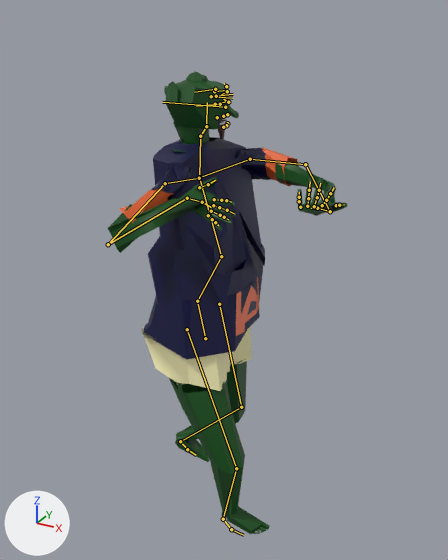
Before and after pictures for a commit that changed the glTF model Gangsta Wizards/Main/Card Shark Campaign/Character Models/Goblins/goblin_10.glb.
Both versions are drawn from a 50 mm camera at (0.977, -1.591, 1.15) aimed at (0.107, -0.01, 0.359). Lighting does not change. The marker at lower left points along +X, +Y and +Z. The older version comes first. Both versions are drawn at frame 30 of the action 'Attack'; the numbers are the values there. The bones that change, and the others that lie on the model, are drawn over the model as lines.

Names of what the first picture shows: 'gob10body'.
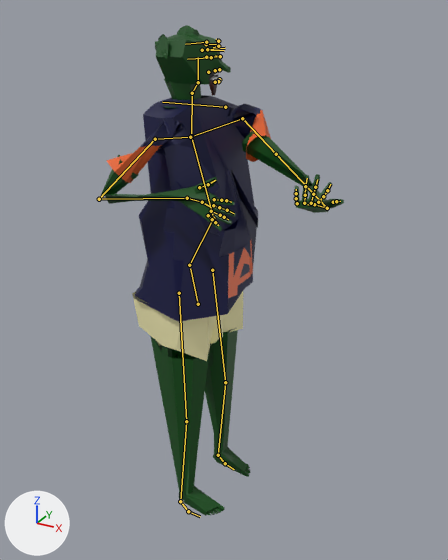
Location of each change, [x1, y1, x2, y2] in pixels of the pictures (448 x 560 px):
'gob10body', posed (6% taller)
    before: [107, 72, 347, 534]
    after: [101, 25, 344, 516]
bone 'Hips', root to tip
    before: (205, 338) to (198, 304)
    after: (198, 304) to (190, 268)
bone 'Bicep L', root to tip
    before: (250, 159) to (305, 164)
    after: (242, 118) to (276, 154)
bone 'Forearm L', root to tip
    before: (305, 164) to (330, 211)
    after: (276, 154) to (327, 208)
bone 'Wrist L', root to tip
    before: (330, 211) to (317, 208)
    after: (327, 208) to (314, 204)
bone 'Bicep R', root to tip
    before: (165, 183) to (108, 244)
    after: (155, 139) to (99, 199)
bone 'Forearm R', root to tip
    before: (108, 244) to (187, 198)
    after: (99, 199) to (187, 198)
bone 'Thigh L', root to tip
    before: (219, 304) to (241, 407)
    after: (212, 270) to (225, 382)
bone 'Shin L', root to tip
    before: (241, 407) to (180, 441)
    after: (225, 382) to (218, 455)
bone 'Ankle L', root to tip
    before: (180, 441) to (187, 449)
    after: (218, 455) to (225, 463)
bone 'Thigh R', root to tip
    before: (187, 329) to (236, 468)
    after: (179, 293) to (186, 421)
bone 'Shin R', root to tip
    before: (236, 468) to (223, 519)
    after: (186, 421) to (180, 501)
bone 'Ankle R', root to tip
    before: (223, 519) to (231, 529)
    after: (180, 501) to (188, 511)

The change in detail:
Bone 'Hips' (bone_hips) moves from (0.001, -0.128, -0.002) to (0.0, 0.0, 0.0).
Bone 'Bicep L' (bone_bicep_l) turns from (71, 25, 24) to (51, 14, -65) degrees about its own x, y and z.
Bone 'Forearm L' (bone_forearm_l) turns from (45, 0, 1) to (-1, 0, 0) degrees about its own x, y and z.
Bone 'Wrist L' (bone_wrist_l) turns from (128, 6, 132) to (28, -141, -95) degrees about its own x, y and z.
Bone 'Bicep R' (bone_bicep_r) turns from (-90, -46, 133) to (78, -145, -14) degrees about its own x, y and z.
Bone 'Forearm R' (bone_forearm_r) turns from (0, -1, -154) to (0, -1, -133) degrees about its own x, y and z.
Bone 'Wrist R' (bone_wrist_r) turns from (14, 160, 39) to (-12, 131, 5) degrees about its own x, y and z.
Bone 'Thigh L' (bone_thigh_l) turns from (-3, 0, -5) to (0, 0, 0) degrees about its own x, y and z.
Bone 'Shin L' (bone_shin_l) turns from (44, -4, 10) to (0, 0, 0) degrees about its own x, y and z.
Bone 'Ankle L' (bone_ankle_l) turns from (-42, 5, -3) to (0, 0, 0) degrees about its own x, y and z.
Bone 'Thigh R' (bone_thigh_r) turns from (-30, 15, 6) to (0, 0, 0) degrees about its own x, y and z.
Bone 'Shin R' (bone_shin_r) turns from (46, 6, -13) to (0, 0, 0) degrees about its own x, y and z.
Bone 'Ankle R' (bone_ankle_r) turns from (-13, -17, 3) to (0, 0, 0) degrees about its own x, y and z.
